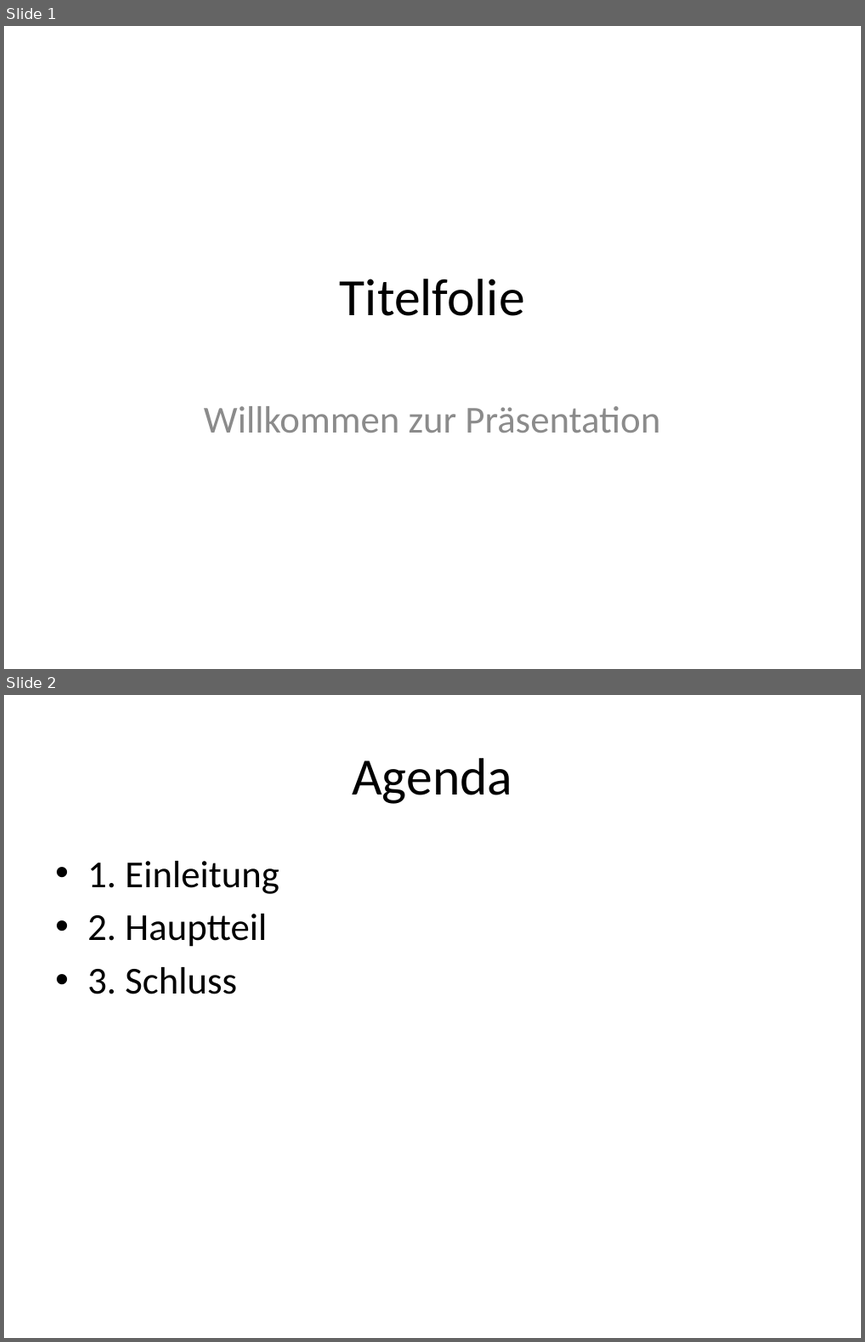
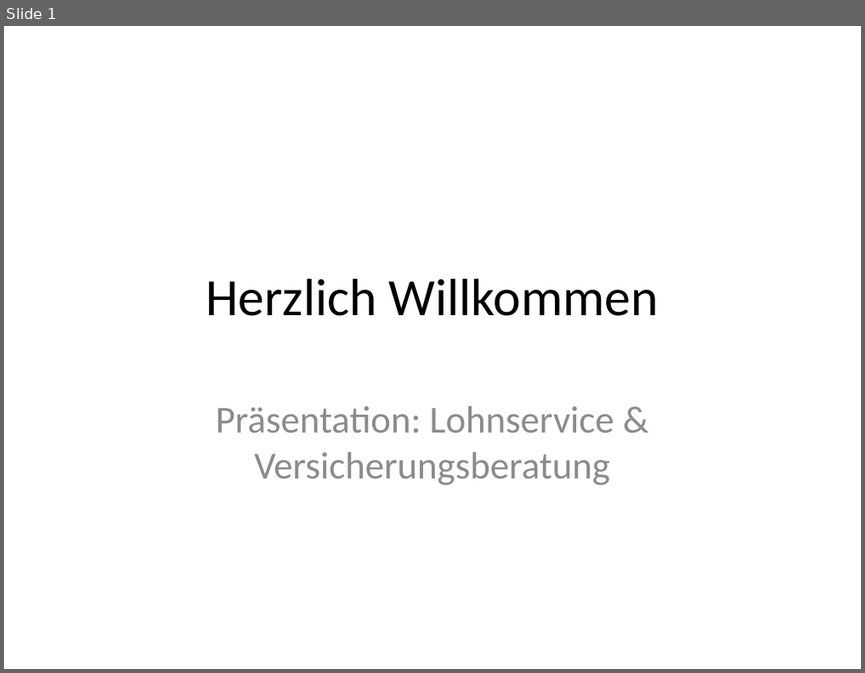
Before and after one commit to BDOZug/json-to-pptx, a slide deck: output_presentation.pptx. Shown one above the other, each under a label of ours: slides 1 and 2 before the commit, slide 1 after it. The pictures are 865x1342 and 865x673 pixels, drawn with LibreOffice and Linux fonts; fonts in the diff are those of the drawing. Boxes give left, top, right and bottom in pixels: in the first picture for what was removed or moved away, otherwise in the second. Text is boxed around its words. In the diff, an @@ line names an element or a change of style, - is before the commit and + after.

```diff
--- a/output_presentation.pptx
+++ b/output_presentation.pptx
@@ slide 2 removed at [4, 695, 861, 1338], background #FFFFFF @@
@@ title removed at [352, 758, 512, 804] @@
-Agenda
@@ text removed at [87, 861, 279, 994] @@
-• 1. Einleitung
-• 2. Hauptteil
-• 3. Schluss
@@ slide 1 changed as well @@
@@ title at [206, 278, 658, 316]: text changed @@
-Titelfolie
+Herzlich Willkommen
@@ subtitle at [216, 406, 614, 485]: text changed @@
-Willkommen zur Präsentation
+Präsentation: Lohnservice & Versicherungsberatung
```
Also in this commit, not shown: 3 slides added, 4 other files.
